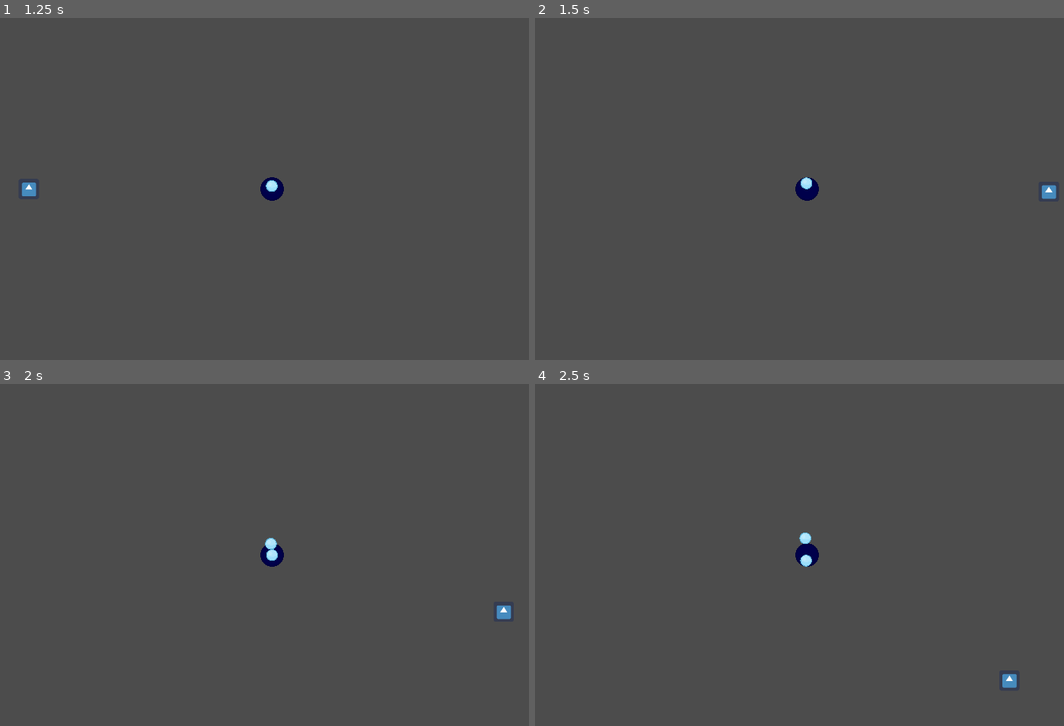
Above: before the commit, frames 1-4 (two rows, left to right).
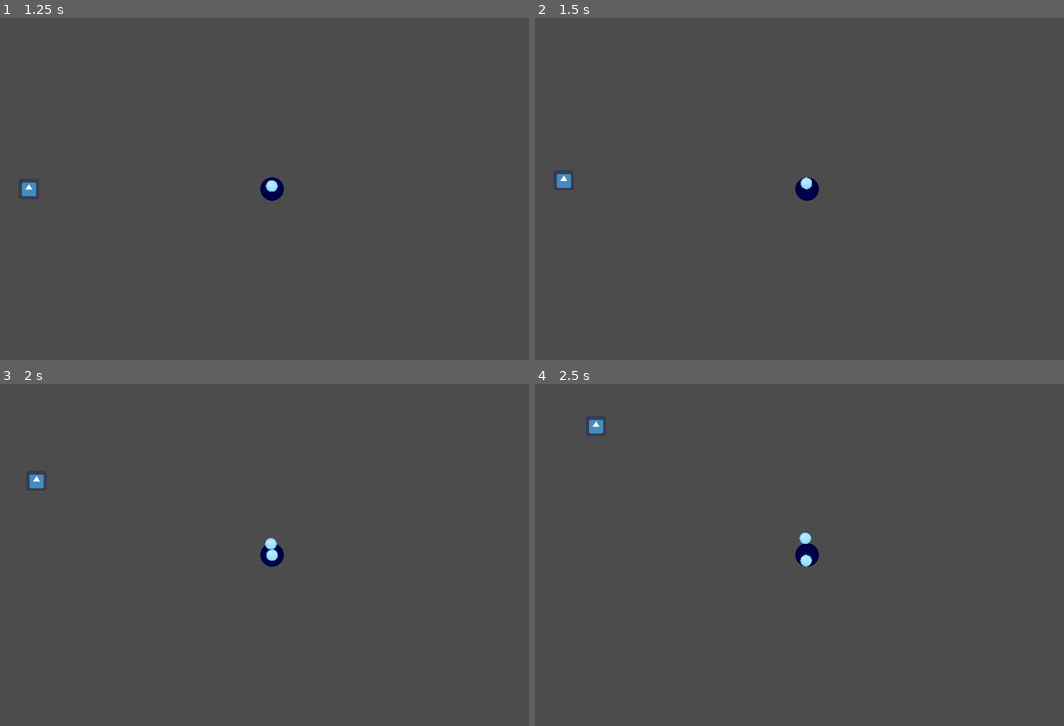
Above: after the commit, the same moments.

Repository: Pataclop/gamejam
Game: Godot game, scene res://Main.tscn
Two runs of this game, one before a commit and one after it. Both use one fixed random seed, a clock stepped at 60 frames per second and the inputs below. The engine's default icon, where the game draws it, is replaced by a stand-in: a white triangle on a blue panel in a dark square.
Inputs (mouse positions are in pixels of both pictures, inside the frame that each line leads up to):
- Up to frame 1 (1.25 s): tap Enter at 0.5 s; move the mouse to (407, 171) at 0.52 s; click (407, 171) at 0.67 s
- Up to frame 2 (1.5 s): tap Space at 1.25 s; move the mouse to (804, 185) at 1.27 s; click (804, 185) at 1.42 s
- Up to frame 3 (2 s): no input
- Up to frame 4 (2.5 s): move the mouse to (804, 555) at 2.02 s; click (804, 555) at 2.17 s

Frame 1 is identical in both runs. In frame 2, 0.2% of the frame differs, in the area x 4-99%, y 45-54%; in frame 3, 0.2%; in frame 4, 0.2%.

Commit message:
fonctionnement mouvement ok

Diff:
--- a/circles_jamming/Ball.gd
+++ b/circles_jamming/Ball.gd
@@ -24,5 +24,4 @@
 func _on_Ball_input_event(viewport, event, shape_idx):
 	if event is InputEventMouseButton:
 		if event.is_pressed() and event.button_index == BUTTON_LEFT:
-			print(position)
 			player._on_Target_is_clicked(self)
--- a/circles_jamming/PlayerCharacter.gd
+++ b/circles_jamming/PlayerCharacter.gd
@@ -5,9 +5,12 @@
 # var b = "text"
 var target
 var speed
-var t = 0
+var t
 var length
 
+
+func _ready():
+	t = 0
 
 
 # Called every frame. 'delta' is the elapsed time since the previous frame.
@@ -25,7 +28,6 @@
 func _input(event):
 
 	if event is InputEventMouseButton:
-		print("test")
 		if event.button_index == BUTTON_WHEEL_UP:
 			length = length *1.03
 		if event.button_index == BUTTON_WHEEL_DOWN:
@@ -38,4 +40,6 @@
 		target = elementClicked
 		var targetPos = target.position
 		var pos = targetPos - target.dist_to_center/2
-		length = sqrt(pow((targetPos[0] - position[0]),2) + pow((targetPos[1]-position[1]),2))
+		length = sqrt(pow((pos[0] - position[0]),2) + pow((pos[1]-position[1]),2))
+		t = atan2(pos[1]-position[1], pos[0] - position[0]) + PI
+		print(t)
